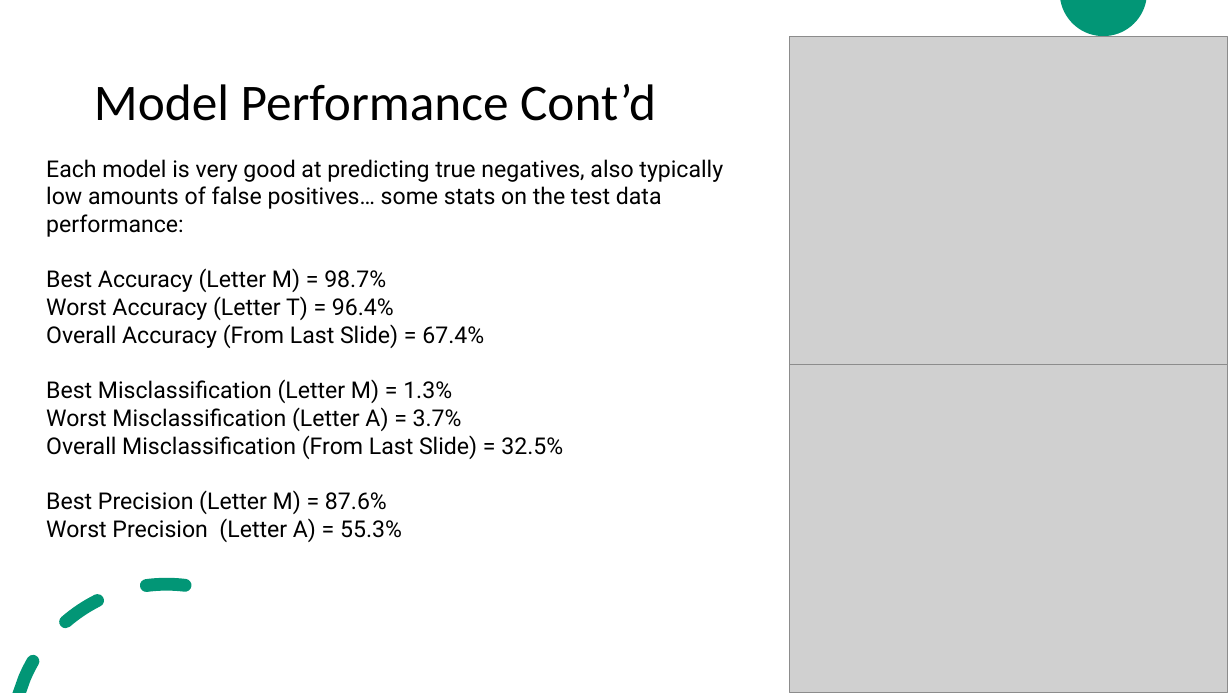
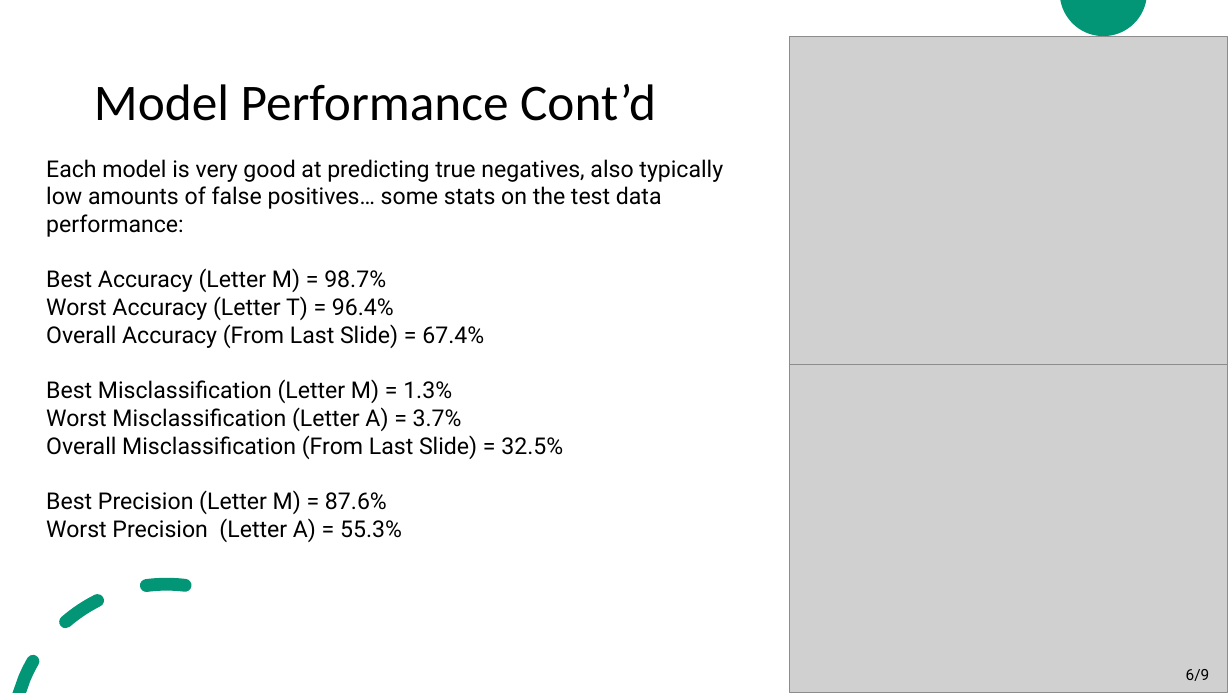
Before and after one commit to cer-hunter/OAR-CAS741, a slide deck: slide 6 of docs/Presentations/ImplementationPresentation/ImplementationPresentation.pptx. Drawn at 1232x693 pixels with LibreOffice and Linux fonts; fonts in the diff are those of the drawing; grey boxes stand for pictures. Boxes give left, top, right and bottom in pixels: in the first picture for what was removed or moved away, otherwise in the second. Text is boxed around its words. In the diff, an @@ line names an element or a change of style, - is before the commit and + after.

```diff
--- a/docs/Presentations/ImplementationPresentation/ImplementationPresentation.pptx
+++ b/docs/Presentations/ImplementationPresentation/ImplementationPresentation.pptx
@@ page number added at [1186, 669, 1210, 681], 12 pt, text #000000 @@
+6/9
```
Also in this commit, not shown: 2 other slides changed, 17 other files.
